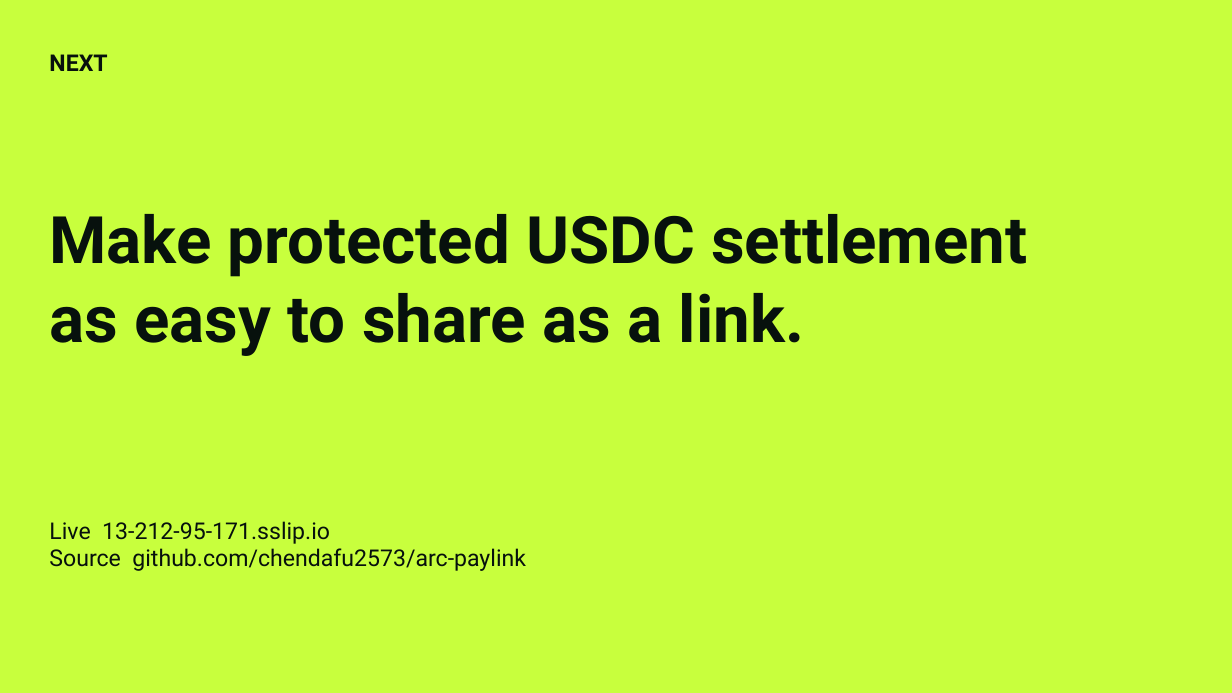
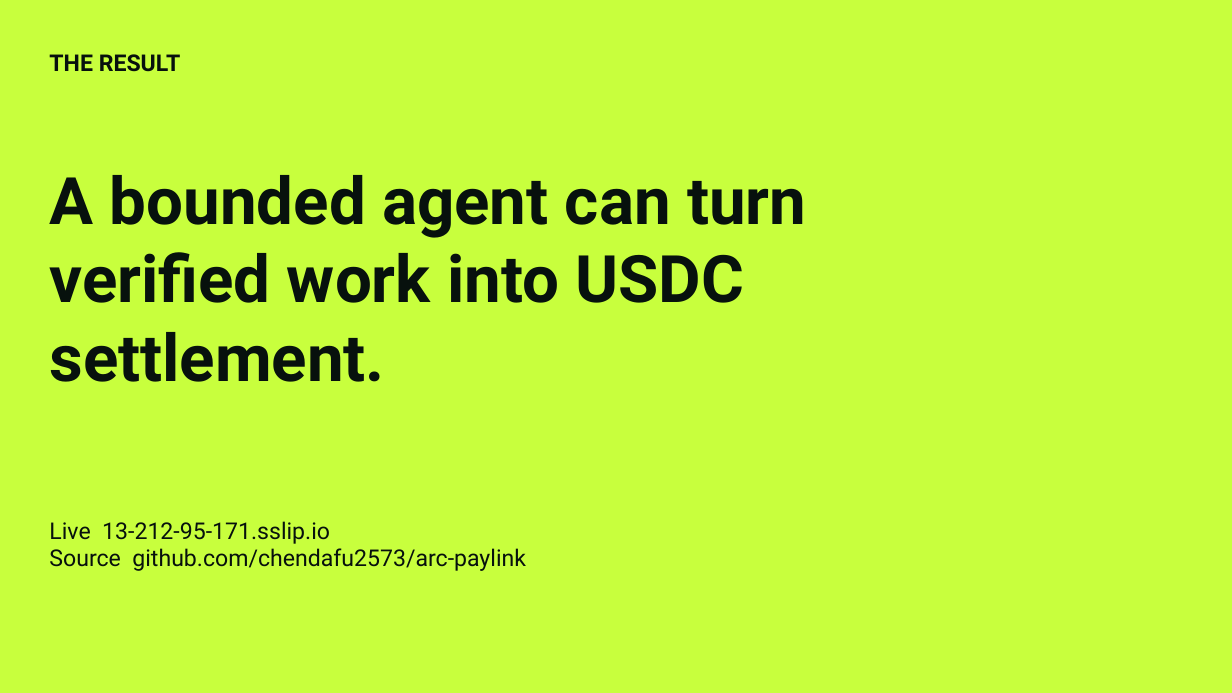
Before and after one commit to chendafu2573/arc-paylink, a slide deck: slide 6 of outputs/arc-paylink-pitch.pptx. Drawn at 1232x693 pixels with LibreOffice and Linux fonts; fonts in the diff are those of the drawing. Boxes give left, top, right and bottom in pixels: in the first picture for what was removed or moved away, otherwise in the second. Text is boxed around its words. In the diff, an @@ line names an element or a change of style, - is before the commit and + after.

Commit message:
docs(submission): 升级 Agentic 演示材料

```diff
--- a/outputs/arc-paylink-pitch.pptx
+++ b/outputs/arc-paylink-pitch.pptx
@@ text at (x1=49, y1=54, x2=181, y2=72): text changed @@
-NEXT
+THE RESULT
@@ text at (x1=49, y1=175, x2=806, y2=382): text changed @@
-Make protected USDC settlement
-as easy to share as a link.
+A bounded agent can turn
+verified work into USDC settlement.
```
Also in this commit, not shown: 5 other slides changed, 3 other files.
